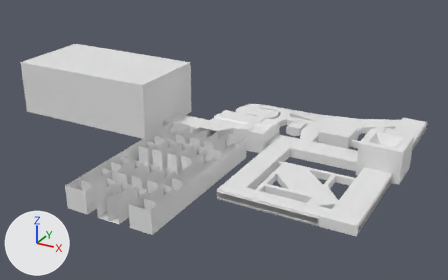
Before and after pictures for a commit that changed the Blender file Assets/Level/level.blend.
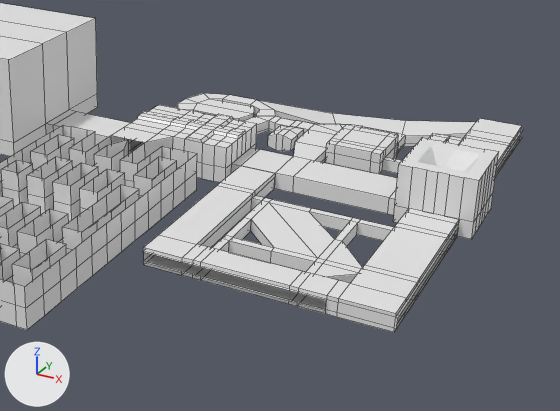
Each version is shown whole from a camera (50 mm lens) standing at (52.2, -194.7, 97.4) and looking at (-51.3, -6.4, 3.2), then close up on the part from 31% to 100% of the width and 19% to 100% of the height. The lights are fixed; the arrows at lower left show +X, +Y and +Z. The first two pictures are the older version. The close-ups show mesh edges as thin lines.
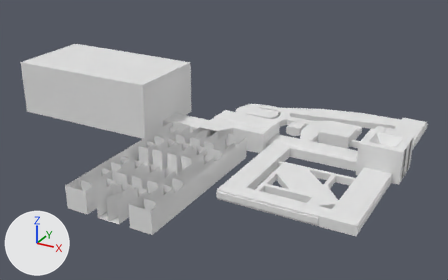
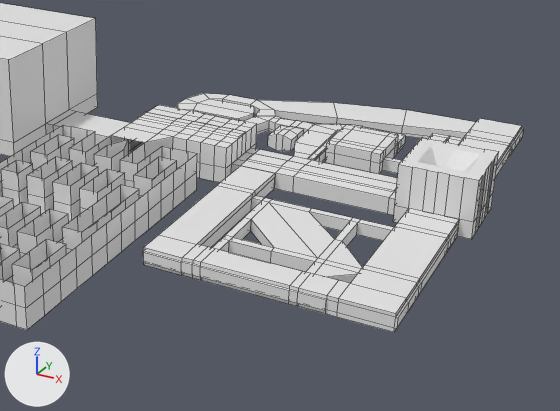
Pixel boxes (x1, y1, x2, y2) of what changed, in the close-ups (560 x 411 px; the box of a moved part takes in the faces that stretch with it):
'Plane.012', reshaped: before (143, 166, 459, 332); after (142, 166, 459, 332)
'Walkable Floor.002', reshaped (not visible afterwards): before (143, 235, 457, 329)
'Plane.007', reshaped (7% taller): before (382, 118, 523, 174); after (382, 118, 523, 178)
'Walkable Floor.004', reshaped (not visible afterwards): before (495, 137, 522, 178)
part 1 of me_plane_003, deleted: before (475, 171, 486, 233)
part 2 of me_plane_003, deleted: before (484, 158, 495, 219)
part 3 of me_plane_011, added: after (495, 130, 523, 178)
part 4 of me_plane_013, moved or reshaped: before (137, 111, 246, 181); after (137, 112, 246, 181)
part 5 of me_plane_016, built on: before (258, 100, 475, 159); after (258, 100, 475, 162)
part 6 of me_plane_021, added: after (142, 228, 458, 329)
part 8 of me_plane_025, deleted: before (394, 237, 457, 329)
part 9 of me_plane_025, deleted: before (143, 261, 325, 311)

Patch to the scene script:
```diff
--- a/Assets/Level/level.blend.py
+++ b/Assets/Level/level.blend.py
@@ me_plane_003 @@
 # used by ob_plane_005; location = (7.0, 3.0, 3.8); rotation_euler = (0.0, 0.0, 1.571), in degrees (0, 0, 90)
 # verts and faces of me_plane_003; kept vertices keep their numbers, new ones are numbered from 63
-me_plane_003.from_pydata(...)  # 63 vertices, 36 faces; spans x -7.5..7.5, y -7.5..7.5, z -3.8..8.2
+me_plane_003.from_pydata(...)  # 63 vertices, 32 faces; spans x -7.5..7.5, y -7.5..7.5, z -3.8..8.2
+# me_plane_003 part 1
+delete_faces([(10, 33, 35, 18), (4, 31, 33, 10)])
+# me_plane_003 part 2
+delete_faces([(5, 12, 44, 42), (12, 20, 46, 44)])
@@ me_plane_011 @@
 # used by ob_plane_007; location = (7.0, 3.0, 0.0); rotation_euler = (0.0, 0.0, 3.142), in degrees (0, 0, 180)
-me_plane_011.from_pydata(...)  # 101 vertices, 73 faces; spans x -5.2..17.0, y -45.3..-7.5, z 0.0..3.5
+me_plane_011.from_pydata(...)  # 107 vertices, 86 faces; spans x -5.2..17.0, y -45.3..-7.5, z 0.0..3.5
+# me_plane_011 part 3
+# 6 new vertices lie (-0.4, 0.0, 0.0) away from vertices in x -4.8, y -45.3..-14.5, z 0.8
+# 13 new faces join them
@@ me_plane_013 @@
 # used by ob_plane_002; location = (-43.6, 3.0, 3.8); rotation_euler = (0.0, 0.0, 4.712), in degrees (0, 0, 270)
-me_plane_013.from_pydata(...)  # 119 vertices, 102 faces; spans x -7.5..13.0, y -16.4..7.5, z -3.8..4.8
+me_plane_013.from_pydata(...)  # 111 vertices, 94 faces; spans x -7.5..13.0, y -16.4..7.5, z -3.8..4.5
+# me_plane_013 part 4
+# 19 vertices are removed from x -7.5..7.5, y -2.1..2.1, z 4.2..4.8
+# 35 faces are deleted
+# 17 vertices in x -1.6..1.6, y -16.4..7.5, z 4.8 move by (0.0, 0.0, -0.3)
+# 5 vertices in x -7.5..7.5, y 2.1, z -3.8..4.2 move by (0.0, -0.5, 0.0)
+# 3 vertices in x 4.8..7.5, y -2.1, z -3.8..4.2 move by (0.0, 0.5, 0.0)
+# 4 vertices are added at (2.1, -1.6, 4.2), (7.5, -1.6, 4.2), (-1.6, -1.6, 4.5), (1.6, -1.6, 4.5)
+# 7 new vertices lie (0.0, -3.2, 0.0) away from vertices in x -7.5..7.5, y 4.8, z 4.2..4.8
+# 27 new faces join them
@@ me_plane_016 @@
 # used by ob_plane_004; location = (-16.0, 30.4, 0.0); scale = (1.0, 2.5, 1.0)
-me_plane_016.from_pydata(...)  # 179 vertices, 130 faces; spans x -47.4..18.2, y -9.0..7.2, z -2.7..2.5
+me_plane_016.from_pydata(...)  # 237 vertices, 191 faces; spans x -47.4..18.2, y -9.0..7.2, z 0.0..2.8
+# me_plane_016 part 5: 12 vertices moved from x -15.2..3.7, y 2.1..7.0, z -2.7..-0.2 to x -15.2..3.7, y 2.1..7.0, z 0.0..2.5; 6 vertices removed from x -8.9..5.7, y -2.6..-1.6, z -2.7..-0.2; 64 vertices added at x -22.1..6.0, y -9.0..1.1, z 0.0..2.8
@@ me_plane_021 @@
 # used by ob_plane_012; location = (7.0, 3.0, 0.0); rotation_euler = (0.0, 0.0, 3.142), in degrees (0, 0, 180)
-me_plane_021.from_pydata(...)  # 189 vertices, 147 faces; spans x -5.2..41.1, y 4.8..45.7, z 0.0..3.5
+me_plane_021.from_pydata(...)  # 203 vertices, 172 faces; spans x -5.2..41.1, y 4.8..45.7, z 0.0..3.5
+# me_plane_021 part 6
+# 1 vertex is added at (6.8, 45.7, 0.8)
+# 13 new vertices lie (0.0, 0.0, -2.0) away from vertices in x -5.2..41.1, y 9.5..45.7, z 2.8
+# 25 new faces join them
@@ me_plane_006 @@
 # used by ob_walkable_floor_004; location = (7.0, 3.0, 0.0); rotation_euler = (0.0, 0.0, 3.142), in degrees (0, 0, 180)
-me_plane_006.from_pydata(...)  # 48 vertices, 24 faces; spans x -5.2..17.0, y -45.3..-7.5, z 0.0..0.8
+me_plane_006.from_pydata(...)  # 34 vertices, 18 faces; spans x -4.8..17.0, y -45.3..-7.5, z 0.0
+# me_plane_006 part 7: the loose piece of 14 vertices spanning x -5.2..-4.8, y -45.3..-9.5, z 0.8 is deleted
@@ me_plane_025 @@
 # used by ob_walkable_floor_002; location = (7.0, 3.0, 0.0); rotation_euler = (0.0, 0.0, 3.142), in degrees (0, 0, 180)
-me_plane_025.from_pydata(...)  # 90 vertices, 52 faces; spans x -5.2..41.1, y 4.8..45.7, z 0.0..2.8
+me_plane_025.from_pydata(...)  # 60 vertices, 39 faces; spans x -4.8..41.1, y 4.8..45.3, z 0.0
+# me_plane_025 part 8: the loose piece of 16 vertices spanning x -5.2..-4.8, y 9.5..45.3, z 0.8..2.8 is deleted
+# me_plane_025 part 9: the loose piece of 14 vertices spanning x 6.8..41.1, y 45.3..45.7, z 0.8 is deleted
```
